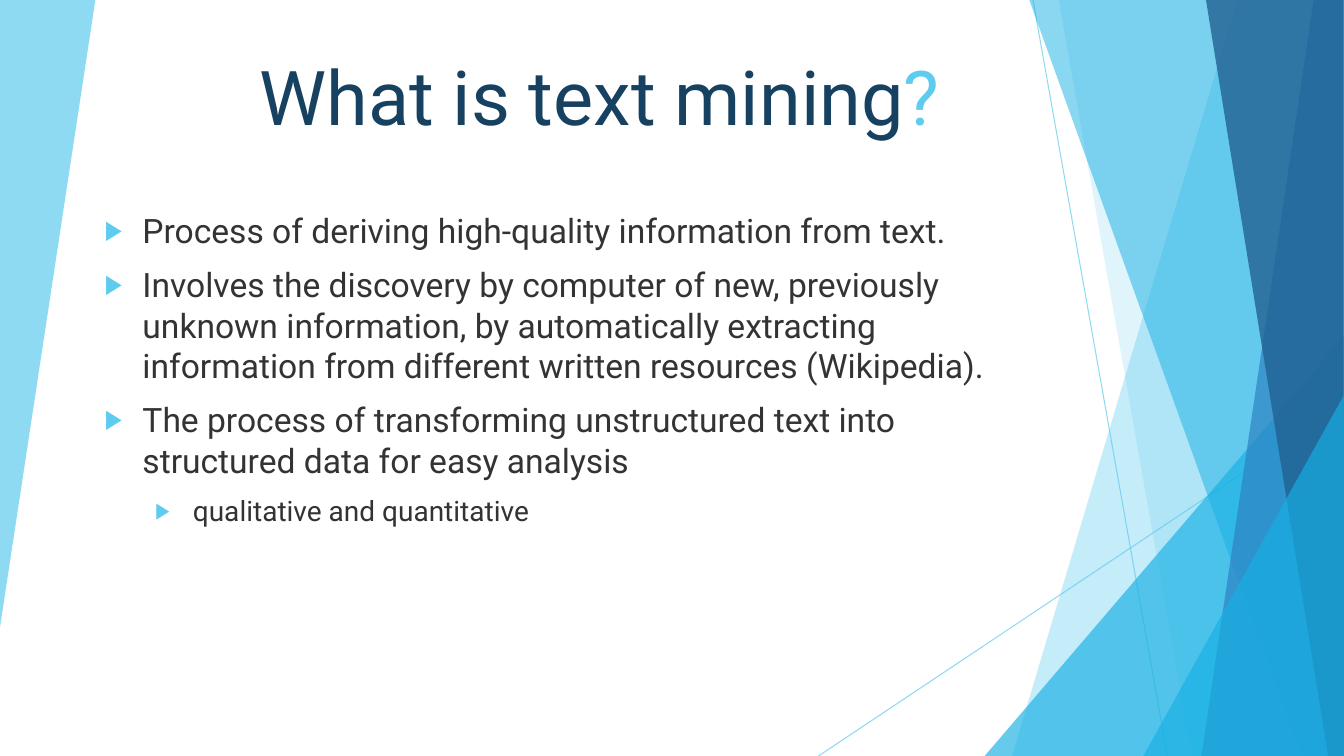
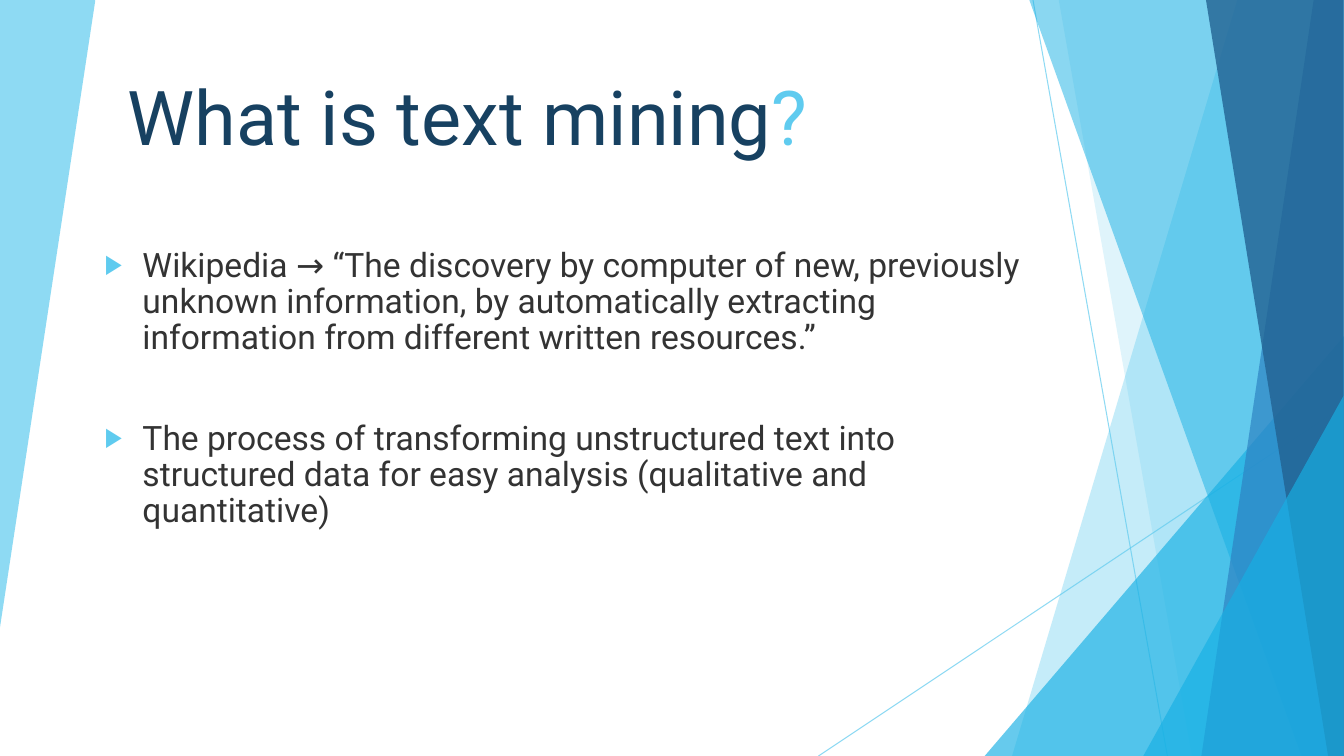
Before and after one commit to shellylac/TextMiningIntro_inR, a slide deck: slide 1 of Slides_Notes/TextTutorial_Slides.pptx. Drawn at 1344x756 pixels with LibreOffice and Linux fonts; fonts in the diff are those of the drawing. Boxes give left, top, right and bottom in pixels: in the first picture for what was removed or moved away, otherwise in the second. Text is boxed around its words. In the diff, an @@ line names an element or a change of style, - is before the commit and + after.

```diff
--- a/Slides_Notes/TextTutorial_Slides.pptx
+++ b/Slides_Notes/TextTutorial_Slides.pptx
@@ title "What is text mining?": place and size @@
-title "What is text mining?" at bbox=[260, 68, 940, 141]
+title "What is text mining?" at bbox=[128, 88, 808, 161]
@@ title "What is text mining?" at bbox=[128, 88, 808, 161]: alignment right to left @@
@@ subtitle at bbox=[142, 251, 1019, 530]: text changed @@
-▶ Process of deriving high-quality information from text.
-▶ Involves the discovery by computer of new, previously unknown information, by automatically extracting information from different written resources (Wikipedia).
-▶ The process of transforming unstructured text into structured data for easy analysis
-  ▶ qualitative and quantitative
+▶ Wikipedia → “The discovery by computer of new, previously unknown information, by automatically extracting information from different written resources.”
+▶ The process of transforming unstructured text into structured data for easy analysis (qualitative and quantitative)
```
Also in this commit, not shown: 4 other slides changed.
